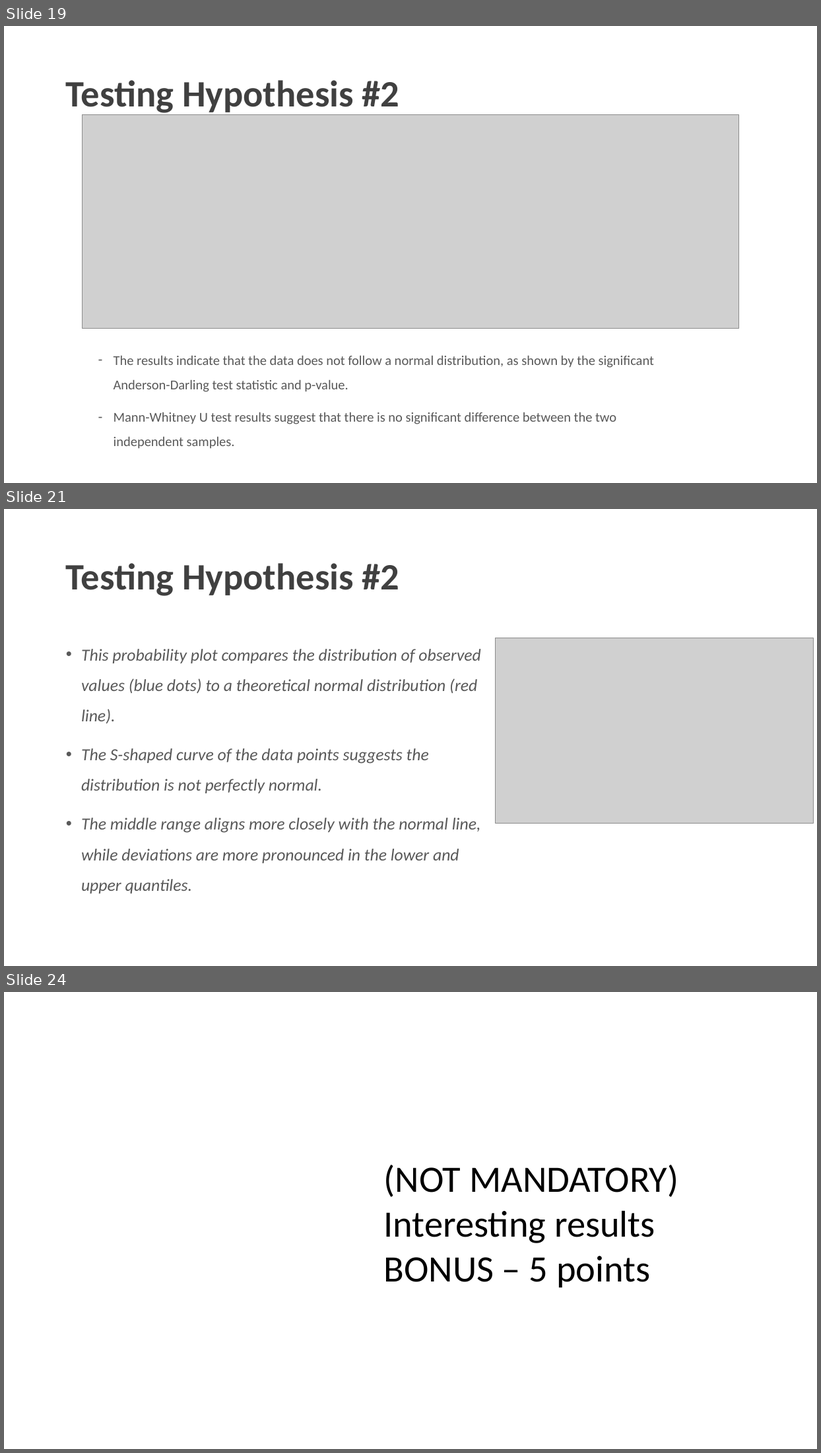
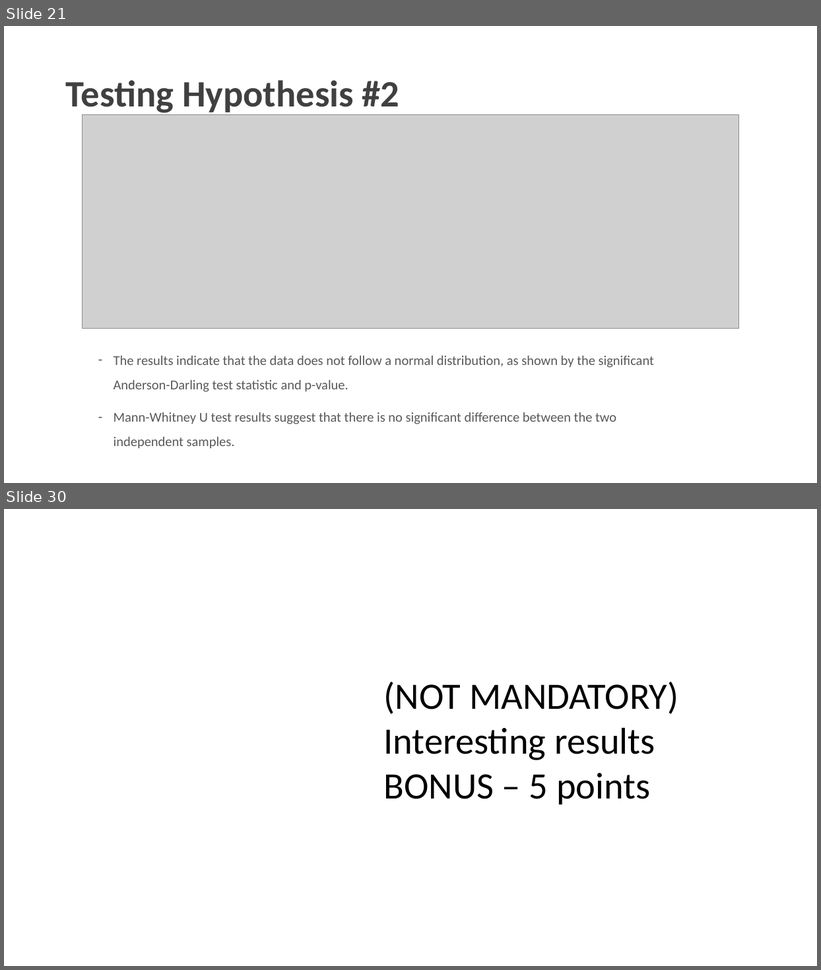
Before and after one commit to charlesyifanli/python_and_data, a slide deck: mini_project/SCSE 24 Mini-project presentation (Group No. ##).pptx. Shown one above the other, each under a label of ours: slides 19, 21 and 24 before the commit, slides 21 and 30 after it; the slides between them are not shown. The pictures are 821x1453 and 821x970 pixels, drawn with LibreOffice and Linux fonts; fonts in the diff are those of the drawing; grey boxes stand for pictures; background and template pictures are left out. Boxes give left, top, right and bottom in pixels: in the first picture for what was removed or moved away, otherwise in the second. Text is boxed around its words. In the diff, an @@ line names an element or a change of style, - is before the commit and + after.

```diff
--- a/mini_project/SCSE 24 Mini-project presentation (Group No. ##).pptx
+++ b/mini_project/SCSE 24 Mini-project presentation (Group No. ##).pptx
@@ slide 21 removed at <box>4,509,817,966</box>, background #FFFFFF @@
@@ title removed at <box>66,563,400,596</box> @@
-Testing Hypothesis #2
@@ picture removed at <box>496,638,813,824</box> @@
@@ text removed at <box>81,649,481,894</box> @@
-• This probability plot compares the distribution of observed values (blue dots) to a theoretical normal distribution (red line).
-• The S-shaped curve of the data points suggests the distribution is not perfectly normal.
-• The middle range aligns more closely with the normal line, while deviations are more pronounced in the lower and upper quantiles.
@@ what was slide 19 is now slide 21 @@
@@ what was slide 24 is now slide 30 @@
```
Also in this commit, not shown: 3 slides changed, 7 slides added, 1 other file.
